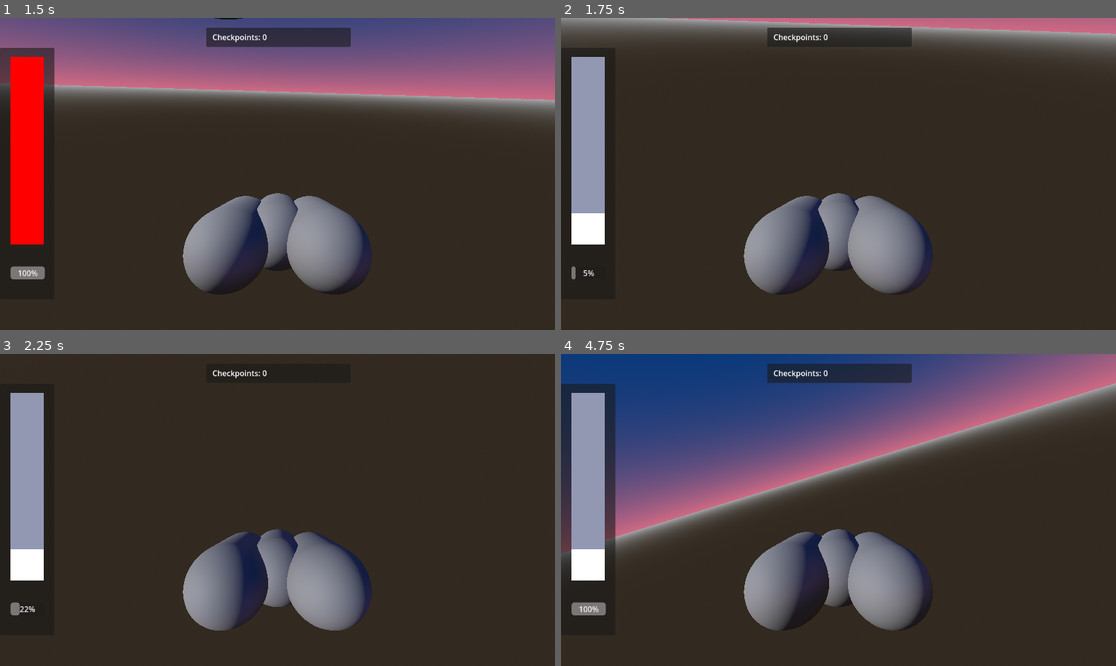
Above: before the commit, frames 1-4 (two rows, left to right).
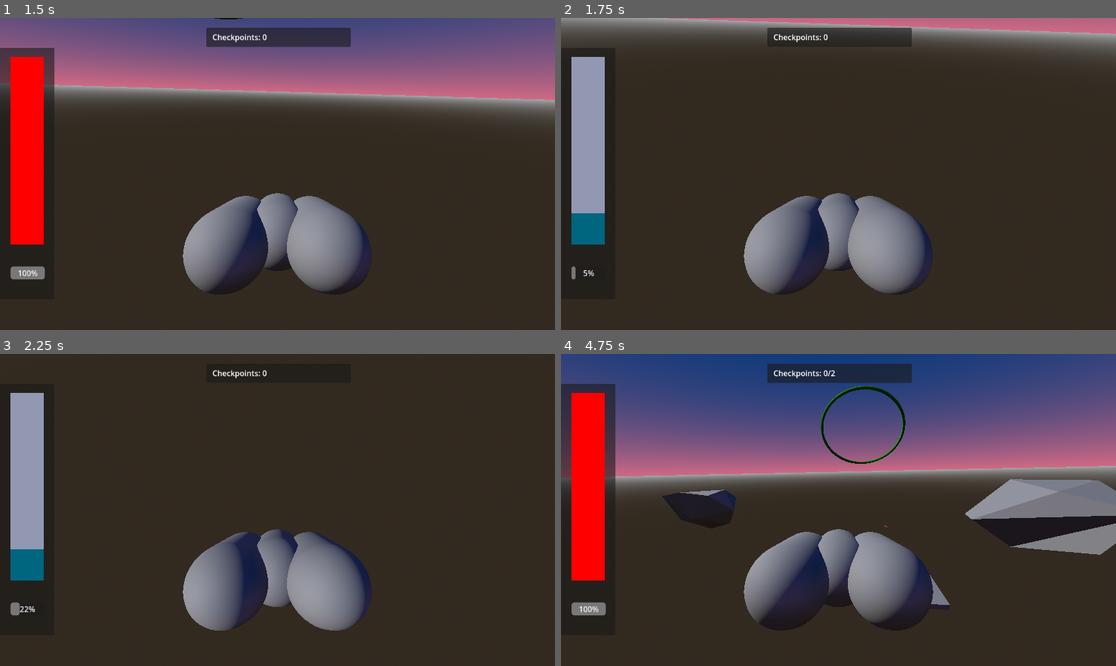
Above: after the commit, the same moments.

Repository: FelixFifi/GodotSpace
Game: Godot game, scene res://main.tscn
The game is run twice, just before and just after one commit, with the same random seed, the same clock (stepped at 60 frames per second) and the same inputs.
Inputs:
- Up to frame 1 (1.5 s): hold E (yaw_right) 0.53-1.28 s; hold Space (boost) 0.53-1.28 s; hold W (pitch_down) from 1.28 s (still down); tap Space (boost) at 1.35 s
- Up to frame 2 (1.75 s): keep holding W (pitch_down)
- Up to frame 3 (2.25 s): release W (pitch_down) at 2.03 s; hold E (yaw_right) from 2.03 s (still down); hold D (roll_clockwise) from 2.03 s (still down)
- Up to frame 4 (4.75 s): tap Space (boost) at 2.3, 3.05, 4.35 s; release E (yaw_right) at 2.78 s; release D (roll_clockwise) at 2.78 s; hold S (pitch_up) 2.78-3.53 s; tap A (roll_counter_clockwise) at 2.85 s; hold Space (boost) 3.53-4.28 s; hold Q (yaw_left) from 3.53 s (still down); tap K (respawn, bound only after the commit) at 4.15 s

Frame 1 is identical in both runs. In frame 2, 0.6% of the frame differs, in the area x 1-8%, y 62-73%; in frame 3, 0.6%; in frame 4, 46%, in the area x 0-100%, y 0-89%.

Commit message:
UI now resets on respawn

Diff:
--- a/BoostBar.gd
+++ b/BoostBar.gd
@@ -1,14 +1,27 @@
 extends ProgressBar
 
-@onready var ship := %Ship
+@onready var ship : Ship = %Ship
+@onready var spawn_point = %SpawnPoint
+
 
 var cooldown_timer: Timer = null
 
 # Called when the node enters the scene tree for the first time.
 func _ready():
-	ship.boost_activated.connect(boost_activated)
+	spawn_point.ship_respawned.connect(_on_spawnpoint_ship_respawned)
+	ship.boost_activated.connect(_boost_activated)
 
-func boost_activated(event_duration_timer, event_cooldown_timer):
+func _on_spawnpoint_ship_respawned(new_ship):
+	ship.boost_activated.disconnect(_boost_activated)
+	new_ship.boost_activated.connect(_boost_activated)
+
+	cooldown_timer = null
+	value = max_value
+
+	ship = new_ship
+
+
+func _boost_activated(event_duration_timer, event_cooldown_timer):
 	cooldown_timer = event_cooldown_timer
 
 func _process(delta):
--- a/RaceController.gd
+++ b/RaceController.gd
@@ -1,23 +1,36 @@
 extends Node3D
 
 var checkpoints: Dictionary = {}
-var checkpoints_hit := 0
+var checkpoints_reached := 0
+
+@onready var spawn_point = %SpawnPoint
 
 signal checkpoint_hit(current, goal)
 
 # Called when the node enters the scene tree for the first time.
 func _ready():
+	_load_checkpoints()
+	spawn_point.ship_respawned.connect(_on_spawnpoint_ship_respawned)
+
+func _load_checkpoints():
 	for child in get_children():
 		if child is Area3D:
 			child.body_entered.connect(_on_checkpoint_entered.bind(child))
 			checkpoints[child] = false
 
-# Called every frame. 'delta' is the elapsed time since the previous frame.
-func _process(delta):
-	pass
+func _reset():
+	checkpoints_reached = 0
+
+	for key in checkpoints:
+		checkpoints[key] = false
+
+	checkpoint_hit.emit(0, checkpoints.size())
+
+func _on_spawnpoint_ship_respawned(_new_ship):
+	_reset()
 
 func _on_checkpoint_entered(body: Node3D, checkpoint: Area3D):
 	if !checkpoints[checkpoint]:
 		checkpoints[checkpoint] = true
-		checkpoints_hit += 1
-		checkpoint_hit.emit(checkpoints_hit, checkpoints.size())
+		checkpoints_reached += 1
+		checkpoint_hit.emit(checkpoints_reached, checkpoints.size())
--- /dev/null
+++ b/SpawnPoint.gd
@@ -0,0 +1,16 @@
+extends Node3D
+
+signal ship_respawned(new_ship)
+@onready var ship: Ship = %Ship
+
+func _ready():
+	ship.respawned.connect(_on_ship_respawned)
+
+# Forwards the signal to other nodes while centralizing the event rebinding
+func _on_ship_respawned(new_ship):
+	ship.respawned.disconnect(_on_ship_respawned)
+	new_ship.respawned.connect(_on_ship_respawned)
+
+	ship_respawned.emit(new_ship)
+
+	ship = new_ship
--- a/ThrottleBar.gd
+++ b/ThrottleBar.gd
@@ -1,37 +1,58 @@
 extends ProgressBar
 
-@onready var ship := %Ship
+@onready var ship : Ship = %Ship
+@onready var spawn_point = %SpawnPoint
 
 var duration_timer: Timer = null
-var default_color : Color = "fff"
+var default_color : Color = "00657f"
 var boost_color : Color = "f00"
 var boost_active := false
 
 # Called when the node enters the scene tree for the first time.
 func _ready():
+	_bind_events()
+
+func _bind_events():
 	ship.throttle_changed.connect(_on_throttle_changed)
-	ship.boost_activated.connect(boost_activated)
+	ship.boost_activated.connect(_boost_activated)
+	spawn_point.ship_respawned.connect(_on_spawnpoint_ship_respawned)
 
 
 func _on_throttle_changed(new_throttle, max_throttle):
 	max_value = max_throttle
 	value = new_throttle
 
-func boost_activated(event_duration_timer, cooldown_timer):
+func _boost_activated(event_duration_timer, cooldown_timer):
 	duration_timer = event_duration_timer
 	boost_active = true
+
+func _on_spawnpoint_ship_respawned(new_ship):
+	ship.throttle_changed.disconnect(_on_throttle_changed)
+	ship.boost_activated.disconnect(_boost_activated)
+
+	duration_timer = null
+	_set_normal_theme()
+
+	ship = new_ship
+	_bind_events()
 
 func _process(delta):
 	if duration_timer != null:
 		if !duration_timer.is_stopped():
-			remove_theme_stylebox_override("fill")
-			var stylebox_boost = StyleBoxFlat.new()
-			stylebox_boost.bg_color = boost_color
-			add_theme_stylebox_override("fill", stylebox_boost)
+			_set_boost_theme()
 		elif boost_active:
-			boost_active = false
+			_set_normal_theme()
 
-			remove_theme_stylebox_override("fill")
-			var stylebox_default = StyleBoxFlat.new()
-			stylebox_default.bg_color = default_color
-			add_theme_stylebox_override("fill", stylebox_default)
+func _set_boost_theme():
+	remove_theme_stylebox_override("fill")
+	var stylebox_boost = StyleBoxFlat.new()
+	stylebox_boost.bg_color = boost_color
+	add_theme_stylebox_override("fill", stylebox_boost)
+
+func _set_normal_theme():
+	boost_active = false
+
+	remove_theme_stylebox_override("fill")
+	var stylebox_default = StyleBoxFlat.new()
+	stylebox_default.bg_color = default_color
+	add_theme_stylebox_override("fill", stylebox_default)
--- a/main.tscn
+++ b/main.tscn
@@ -1,5 +1,6 @@
-[gd_scene load_steps=12 format=3 uid="uid://brur380voisvy"]
+[gd_scene load_steps=13 format=3 uid="uid://brur380voisvy"]
 
+[ext_resource type="Script" path="res://SpawnPoint.gd" id="1_12or1"]
 [ext_resource type="PackedScene" uid="uid://dwdjpbjw2q63r" path="res://ship.tscn" id="1_ohnsp"]
 [ext_resource type="PackedScene" uid="uid://e73yptr4omhp" path="res://asteroid_first.tscn" id="2_g70br"]
 [ext_resource type="Script" path="res://ThrottleBar.gd" id="3_8kchh"]
@@ -36,6 +37,7 @@
 [node name="SpawnPoint" type="Node3D" parent="."]
 unique_name_in_owner = true
 transform = Transform3D(-4.37114e-08, -0.185855, 0.982577, 0, 0.982577, 0.185855, -1, 8.12399e-09, -4.29498e-08, 25.5422, 11.1751, -2.63561e-07)
+script = ExtResource("1_12or1")
 
 [node name="Ship" parent="SpawnPoint" instance=ExtResource("1_ohnsp")]
 unique_name_in_owner = true
--- a/project.godot
+++ b/project.godot
@@ -66,3 +66,8 @@
 "events": [Object(InputEventKey,"resource_local_to_scene":false,"resource_name":"","device":-1,"window_id":0,"alt_pressed":false,"shift_pressed":false,"ctrl_pressed":false,"meta_pressed":false,"pressed":false,"keycode":0,"physical_keycode":32,"key_label":0,"unicode":32,"echo":false,"script":null)
 ]
 }
+respawn={
+"deadzone": 0.5,
+"events": [Object(InputEventKey,"resource_local_to_scene":false,"resource_name":"","device":-1,"window_id":0,"alt_pressed":false,"shift_pressed":false,"ctrl_pressed":false,"meta_pressed":false,"pressed":false,"keycode":0,"physical_keycode":75,"key_label":0,"unicode":107,"echo":false,"script":null)
+]
+}
--- a/ship.gd
+++ b/ship.gd
@@ -14,6 +14,7 @@
 
 signal throttle_changed(value, max_value)
 signal boost_activated(duration_timer, cooldown_timer)
+signal respawned(new_ship)
 
 var force: Vector3 = Vector3.ZERO
 var normal_accleration := 0.0
@@ -25,15 +26,13 @@
 @onready var boost_cooldown = %BoostCooldown
 @onready var boost_duration = %BoostDuration
 
-# Called when the node enters the scene tree for the first time.
-func _ready():
-	pass # Replace with function body.
 
-
-# Called every frame. 'delta' is the elapsed time since the previous frame.
 func _process(delta):
 	if dead:
 		return
+
+	if Input.is_action_just_pressed("respawn"):
+		die()
 
 	if Input.is_action_pressed("pitch_up"):
 		collision_shape_3d.rotate_object_local(Vector3.FORWARD, -pitch_speed * delta)
@@ -76,6 +75,9 @@
 	apply_central_force(force)
 
 func _on_body_entered(body):
+	die()
+
+func die():
 	if dead:
 		return
 	dead = true
@@ -89,6 +91,7 @@
 	var spawn_point = get_parent()
 	spawn_point.add_child(new_ship)
 	new_ship.make_current()
+	respawned.emit(new_ship)
 
 	dead_ships.append(self)
 	new_ship.expire_old_ships(dead_ships)
